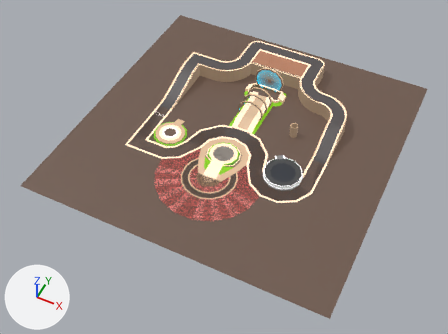
The glTF model models/gltf/ground0.glb: old version first, new version second.
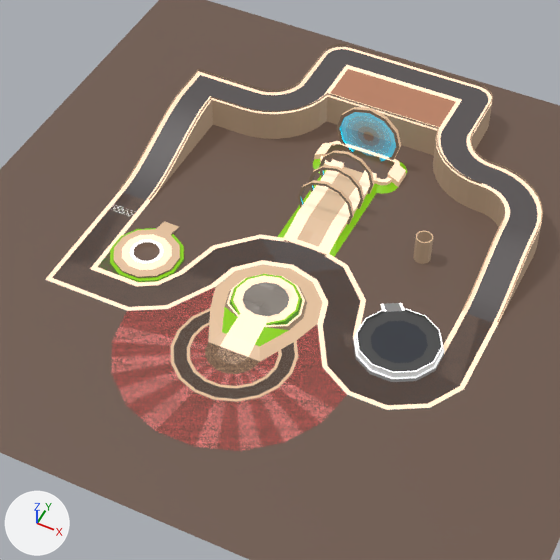
Each version is shown whole from a 50 mm camera at (241.0, -526.0, 582.0) aimed at (1.0, -46.0, -19.0), then close up on the part from 23% to 79% of the width and 6% to 81% of the height. The axes (+X, +Y, +Z) are drawn at lower left. The lights are the same throughout. Vertices at the same position are counted once.

The first close-up shows 'car_base', 'earth_base', 'front_door', 'ground', 'launch_base_ground', 'music_base', 'robot_base', 'switch_base'.
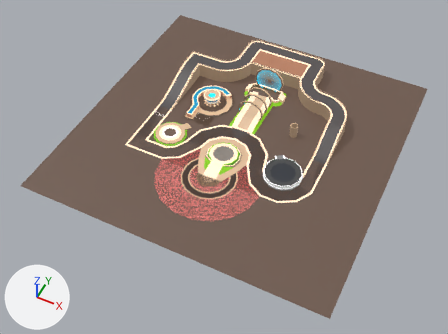
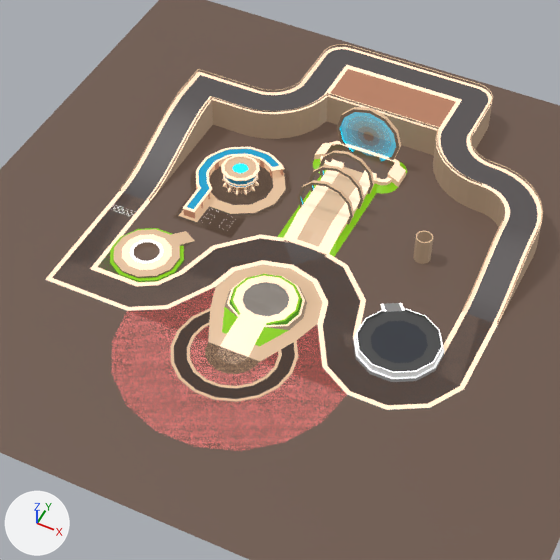
What the commit changed:
me_cylinder_019 is used by ob_earth_base; location (0.0, 0.0, 0.0).
me_cylinder_019 had 89 vertices, 150 faces and spanned x -101.6..-58.9, y -62.1..-11.0, z 0.0..3.5.
me_cylinder_019 now has 89 vertices, 150 faces and spans x -101.7..-58.6, y -62.2..-12.4, z 0.0..3.5.
me_cylinder_019 part 1: 88 of 89 vertices moved; they spanned x -101.6..-58.9, y -62.1..-11.0, z 0.0..3.5 and now span x -101.7..-58.6, y -62.2..-12.4, z 0.0..3.5; mean shift (0.6, -0.2, 0.0); largest move (-75.1, -11.0, 0.0) -> (-60.8, -17.6, 0.0).
me_cylinder_028 has 252 vertices, 460 faces and spans x -68.4..68.4, y -151.6..-45.1, z 0.0..0.1.
me_cylinder_028 is used by ob_front_door; location (0.0, 0.0, 0.0).
me_cylinder_028 part 2: texture (UV) coordinates of 128 of 460 faces, centred in x -56.4..56.4, y -140.8..-53.2, z 0.0, changed; they spanned u 0.1..0.22, v 0.09..0.97 and now span u 0.09..0.34, v 0.09..0.97.
Mesh me_cylinder_030 is new.
It has 975 vertices, 1905 faces and spans x -90.9..-29.1, y -6.0..70.9, z 0.0..13.0.
It uses material mat_basic_toon.
Object 'racing_pit' (ob_racing_pit) is new; it shows me_cylinder_030.
Its location is (0.0, 0.0, 0.0).

Changed parts and their boxes (x1, y1, x2, y2) in the close-ups (560 x 560 px):
'racing_pit', added
    after: (172, 147, 291, 237)
'earth_base', reshaped (12% wider, 11% shorter)
    before: (99, 221, 184, 282)
    after: (99, 228, 194, 282)
part 2 of me_cylinder_028, surface changed (brown to pink)
    both: (111, 291, 345, 451)
